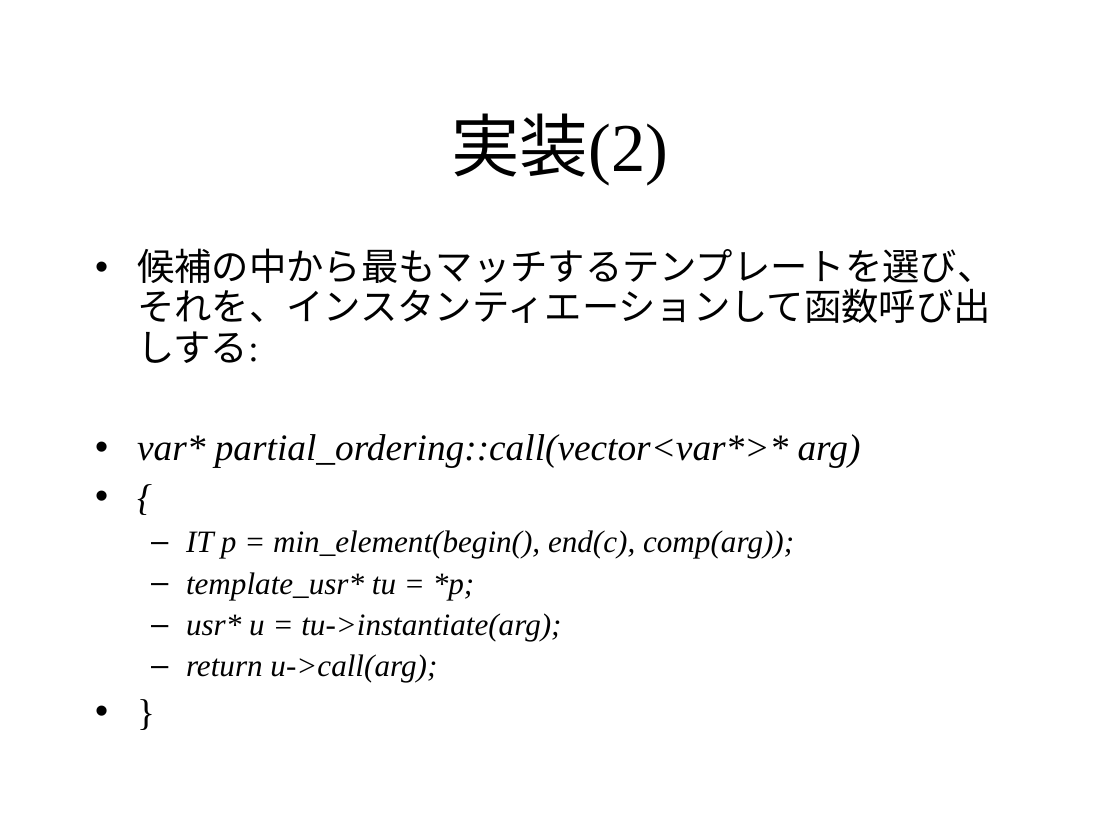
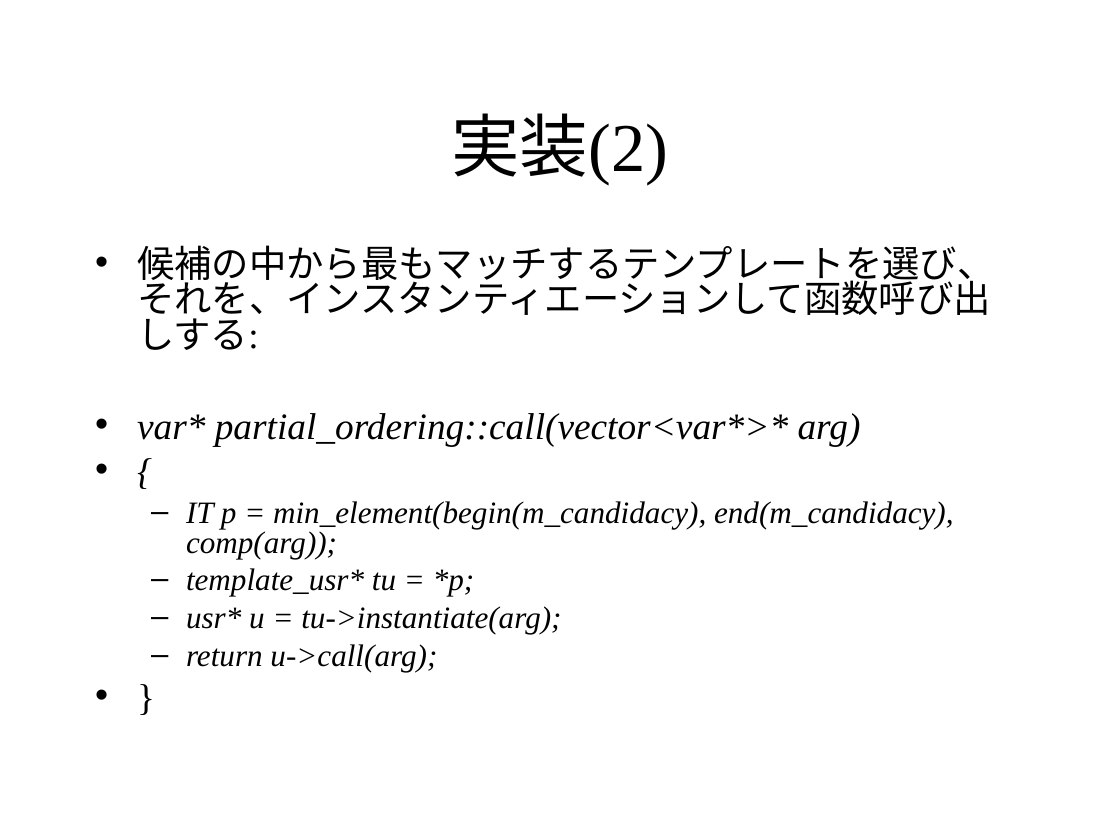
Before and after one commit to KeiHasegawa/cxx_doc, a slide deck: slide 4 of 19_partial_ordering.ppt. Drawn at 1120x840 pixels with LibreOffice and Linux fonts; fonts in the diff are those of the drawing. Boxes give left, top, right and bottom in pixels: in the first picture for what was removed or moved away, otherwise in the second. Text is boxed around its words. In the diff, an @@ line names an element or a change of style, - is before the commit and + after.

```diff
--- a/19_partial_ordering.ppt
+++ b/19_partial_ordering.ppt
@@ text at [137,245,995,671]: line spacing 0.9 to 0.8 @@
@@ text at [186,501,954,558]: text changed @@
-  – IT p = min_element(begin(), end(c), comp(arg));
+  – IT p = min_element(begin(m_candidacy), end(m_candidacy), comp(arg));
```
Also in this commit, not shown: 2 other slides changed, 3 other files.
